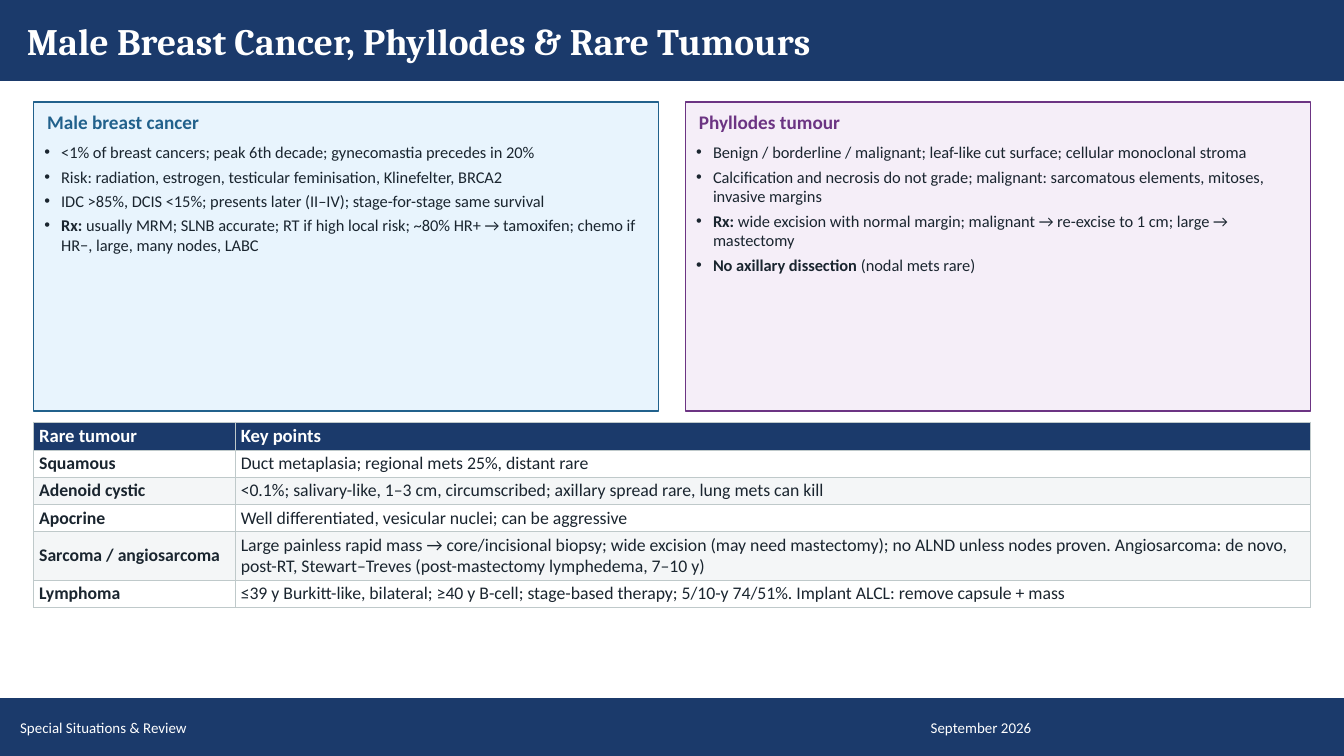
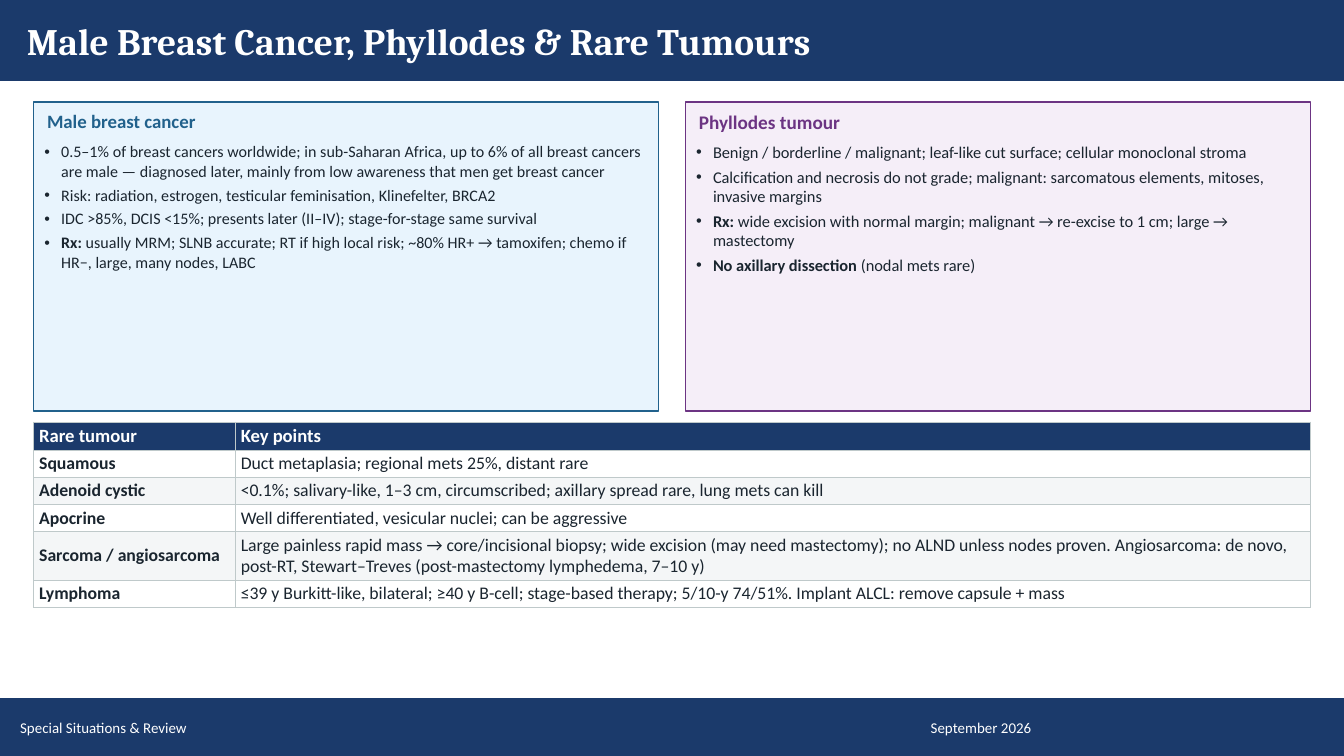
Before and after one commit to Muluamlak/Phone, a slide deck: slide 63 of BreastCancer_Management_Visual_65.pptx. Drawn at 1344x756 pixels with LibreOffice and Linux fonts; fonts in the diff are those of the drawing. Boxes give left, top, right and bottom in pixels: in the first picture for what was removed or moved away, otherwise in the second. Text is boxed around its words. In the diff, an @@ line names an element or a change of style, - is before the commit and + after.

```diff
--- a/BreastCancer_Management_Visual_65.pptx
+++ b/BreastCancer_Management_Visual_65.pptx
@@ text "Male breast cancer" at bbox=[47, 114, 195, 128]: size 10.3 to 10.1 pt @@
@@ text at bbox=[61, 146, 641, 180]: text changed; size 8.8 to 8.6 pt @@
-• <1% of breast cancers; peak 6th decade; gynecomastia precedes in 20%
+• 0.5–1% of breast cancers worldwide; in sub-Saharan Africa, up to 6% of all breast cancers are male — diagnosed later, mainly from low awareness that men get breast cancer
@@ text at bbox=[61, 190, 627, 271]: size 8.8 to 8.6 pt in "Risk: radiation, estrogen, testicular feminisation, Klinefel ...", "IDC >85%, DCIS <15%; presents later (II–IV); ...", "Rx: usually MRM; SLNB accurate; RT if ..." @@
```
Also in this commit, not shown: 1 other slide changed.
